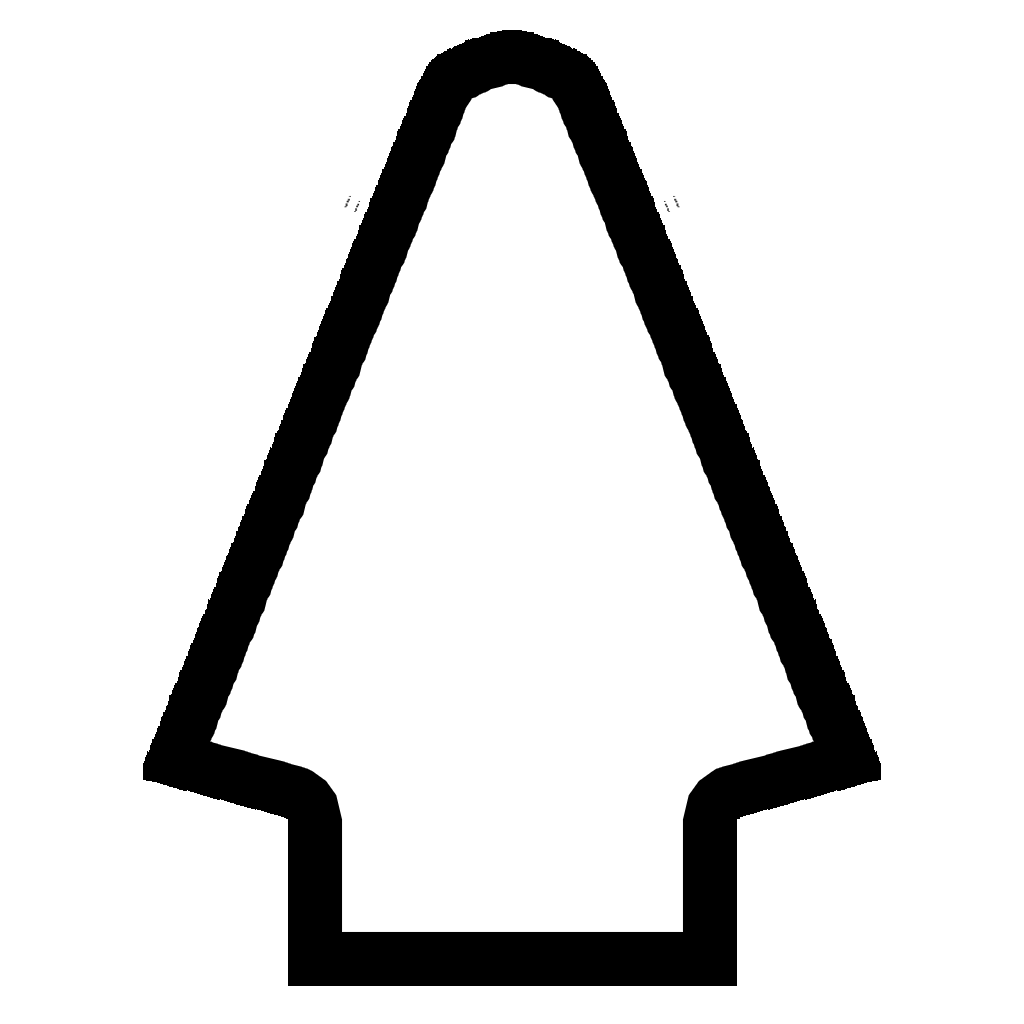
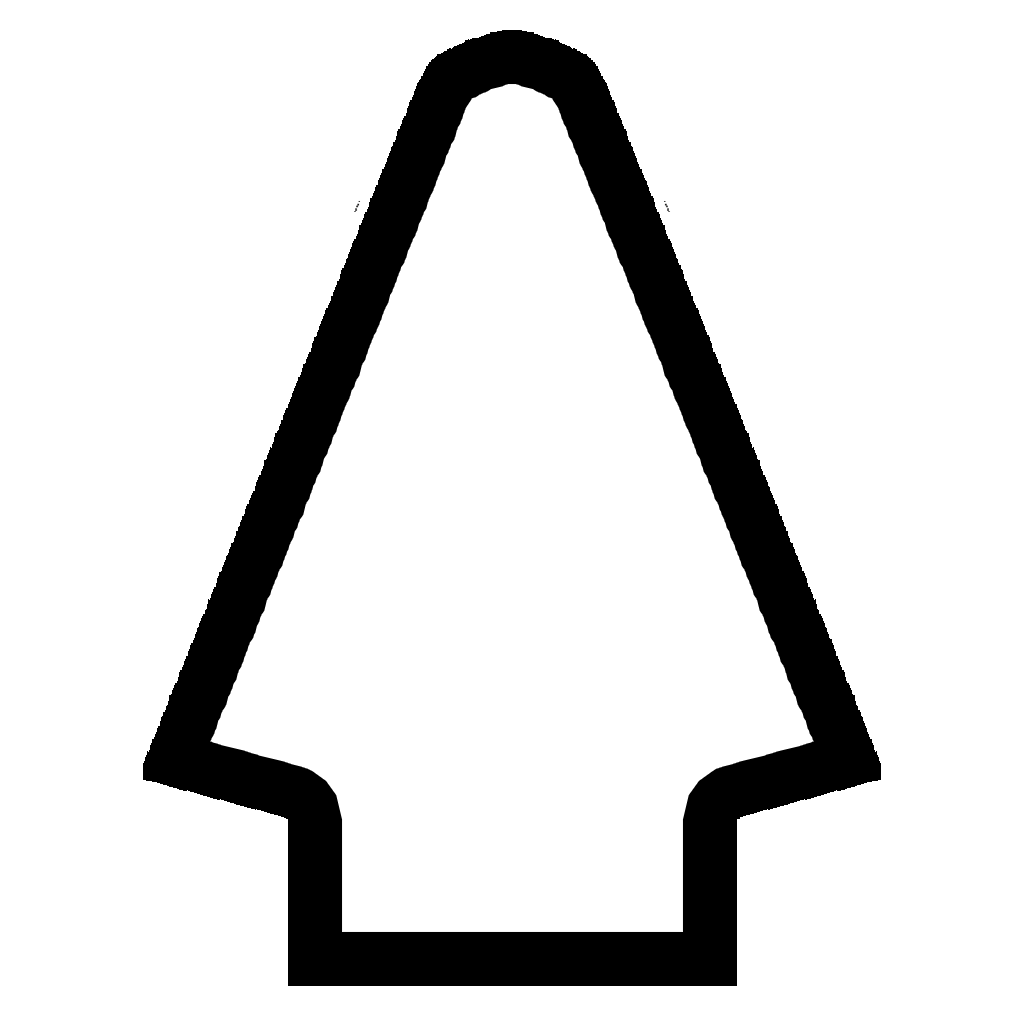
Comparing the layer stacks of the two (1024, 1024) images. Changes:
hid "Layer 2" over [344, 195, 680, 208]
